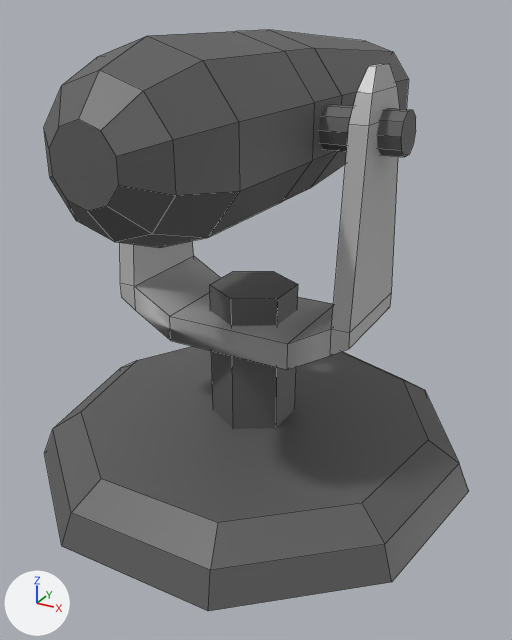
The FBX model Tower Defense 3D/Assets/Models/Towers/Canon Tower.fbx: old version first, new version second.
Rendered twice from a 50 mm camera at (1.42, -2.57, 1.73) aimed at (0.02, -0.01, 0.45). The axes (+X, +Y, +Z) are drawn at lower left. The lights are the same throughout. Mesh edges are drawn as thin lines. Vertices at the same position are counted once.

Objects in the first picture: 'Base Pillar', 'Canon', 'Canon Pillar', 'Stand', 'Tower Base'.
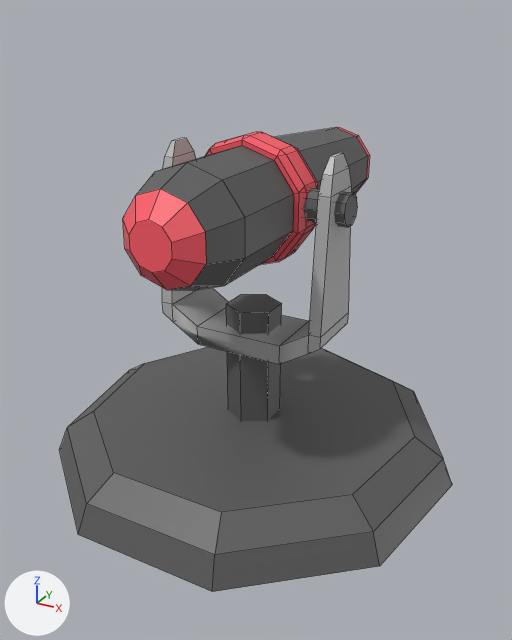
Commit message: added new models for towers

Boxes [x1, y1, x2, y2] around the edits, measured in the pictures (512 x 640 px):
'Tower Base', rescaled (8% narrower, 8% shorter): before [45, 346, 469, 611]; after [60, 347, 452, 592]
'Canon', reshaped, moved, rescaled (32% narrower, 25% shorter): before [44, 30, 409, 248]; after [123, 127, 370, 291]
'Stand', moved, rescaled (32% narrower, 26% shorter): before [120, 64, 400, 370]; after [162, 138, 352, 364]
'Base Pillar', moved, rescaled (36% narrower, 20% shorter): before [210, 272, 298, 429]; after [226, 295, 282, 421]
'Canon Pillar', moved, rescaled: before [319, 104, 416, 157]; after [303, 188, 357, 227]
part 1 of me_cylinder_003, built on: after [337, 127, 370, 194]
part 2 of me_cylinder_003, built on: before [237, 30, 342, 202]; after [205, 132, 318, 265]
part 3 of me_cylinder_003, recoloured: before [44, 70, 176, 242]; after [123, 189, 206, 290]

The change in detail:
Material 'Material' (mat_material) is new.
Its base color is (1.0, 0.105, 0.139) (red #ff5b68).
me_cylinder_003 is used by ob_canon; location (0.0, 0.0, 1.315); rotation (1.571, 0.0, 0.0), in degrees (90, 0, 0); scale (-0.339, -0.339, -0.983).
me_cylinder_003 had 80 vertices, 72 faces and spanned x -0.95..0.95, y -1.0..1.0, z -1.03..1.23.
me_cylinder_003 now has 160 vertices, 162 faces and spans x -1.1..1.1, y -1.13..1.13, z -1.03..1.28.
Part 1, on me_cylinder_003:
10 faces are deleted.
20 new vertices lie (0.0, 0.0, 0.05) away from vertices in x -0.73..0.73, y -0.77..0.77, z 1.23.
29 new faces join them, mat_material (red #ff5b68).
1 new face joins them, mat_steel (dark grey #5d5d5d).
Part 2, on me_cylinder_003:
10 faces are deleted.
40 vertices are added at x -1.1..1.1, y -1.13..1.13, z -0.13..0.13.
20 new vertices lie (0.0, 0.0, 0.14) away from vertices in x -1.1..1.1, y -1.13..1.13, z -0.07.
80 new faces join them, mat_material (red #ff5b68).
me_cylinder_003 part 3: 11 faces spanning x -0.72..0.72, y -0.75..0.75, z -1.03..-0.92 switch from mat_steel (dark grey #5d5d5d) to mat_material (red #ff5b68).
Object 'Tower Base' (ob_tower_base) is rescaled from (1.0, 1.0, 1.0) to (0.927, 0.927, 0.927).
Object 'Base Pillar' (ob_base_pillar) moves from (0.0, 0.0, 0.281) to (0.0, 0.0, 0.244).
Object 'Base Pillar' (ob_base_pillar) is rescaled from (0.195, 0.195, 0.334) to (0.124, 0.124, 0.281).
Object 'Canon Pillar' (ob_canon_pillar) moves from (0.0, 0.0, 1.317) to (0.0, 0.0, 1.007).
Object 'Canon Pillar' (ob_canon_pillar) is rescaled from (0.0846, 0.0846, 0.641) to (0.0672, 0.0672, 0.436).
Object 'Stand' (ob_stand) moves from (0.0, 0.0, 0.435) to (0.0, 0.0, 0.384).
Object 'Stand' (ob_stand) is rescaled from (0.418, 0.241, 0.0588) to (0.298, 0.149, 0.044).
Object 'Canon' (ob_canon) moves from (0.0, 0.0, 1.315) to (0.0, 0.0, 0.993).
Object 'Canon' (ob_canon) is rescaled from (-0.339, -0.339, -0.983) to (-0.242, -0.242, -0.702).
